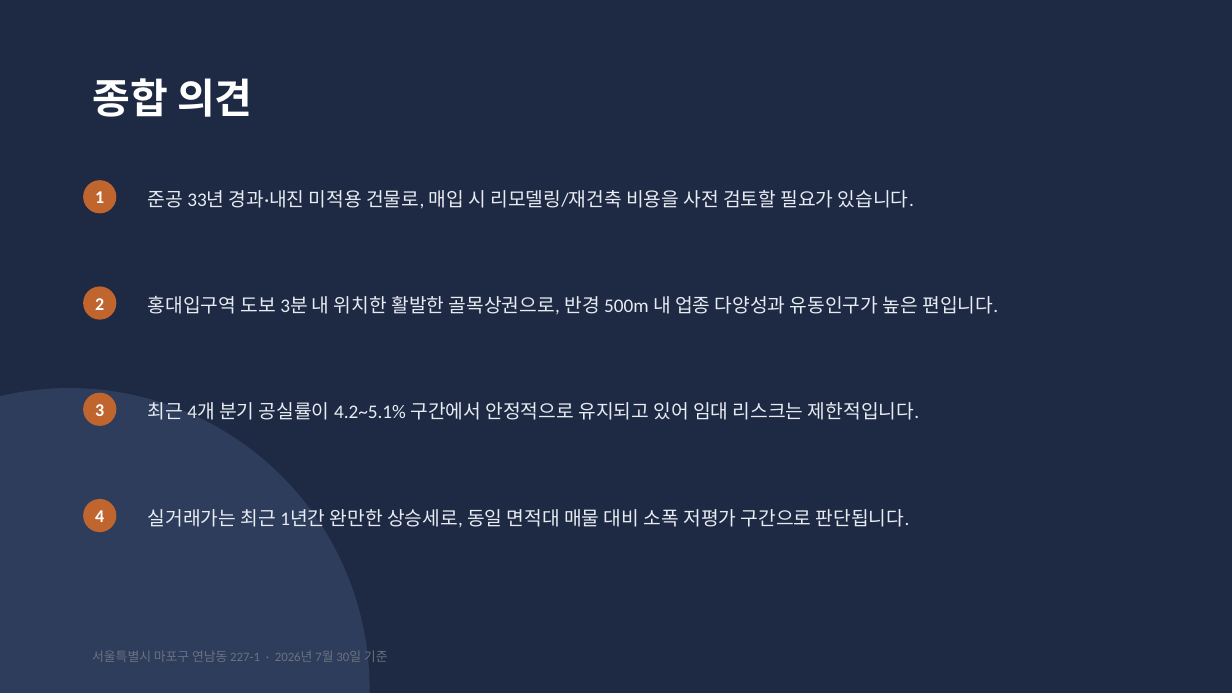
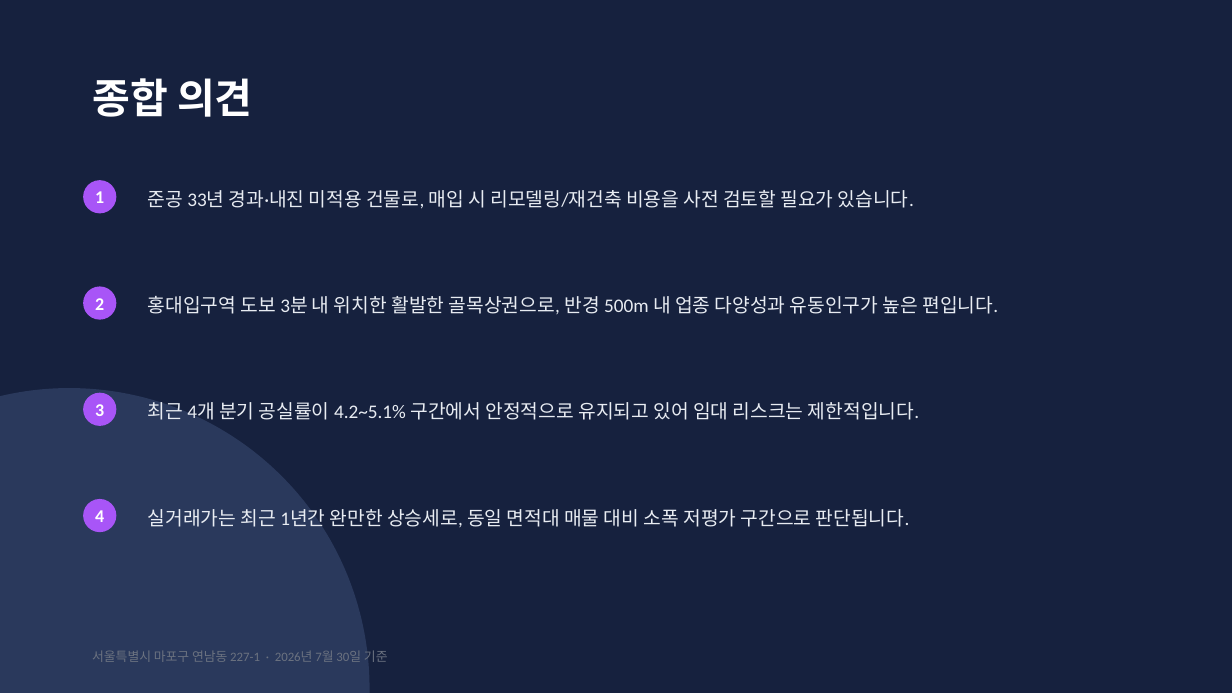
Before and after one commit to leegi1227/realestate-dashboard, a slide deck: slide 17 of report_template/report_template.pptx. Drawn at 1232x693 pixels with LibreOffice and Linux fonts; fonts in the diff are those of the drawing. Boxes give left, top, right and bottom in pixels: in the first picture for what was removed or moved away, otherwise in the second. Text is boxed around its words. In the diff, an @@ line names an element or a change of style, - is before the commit and + after.

```diff
--- a/report_template/report_template.pptx
+++ b/report_template/report_template.pptx
@@ background #1E2A44 to #16213E @@
@@ ellipse at [0, 388, 370, 693]: fill #2E3D5C to #2A395C @@
@@ fill #C1652F to #A855F7 in 4 elements at [83, 180, 116, 213], [83, 287, 116, 320], [83, 393, 116, 426], [83, 499, 116, 532] @@
```
Also in this commit, not shown: 16 other slides changed, 2 other files.
